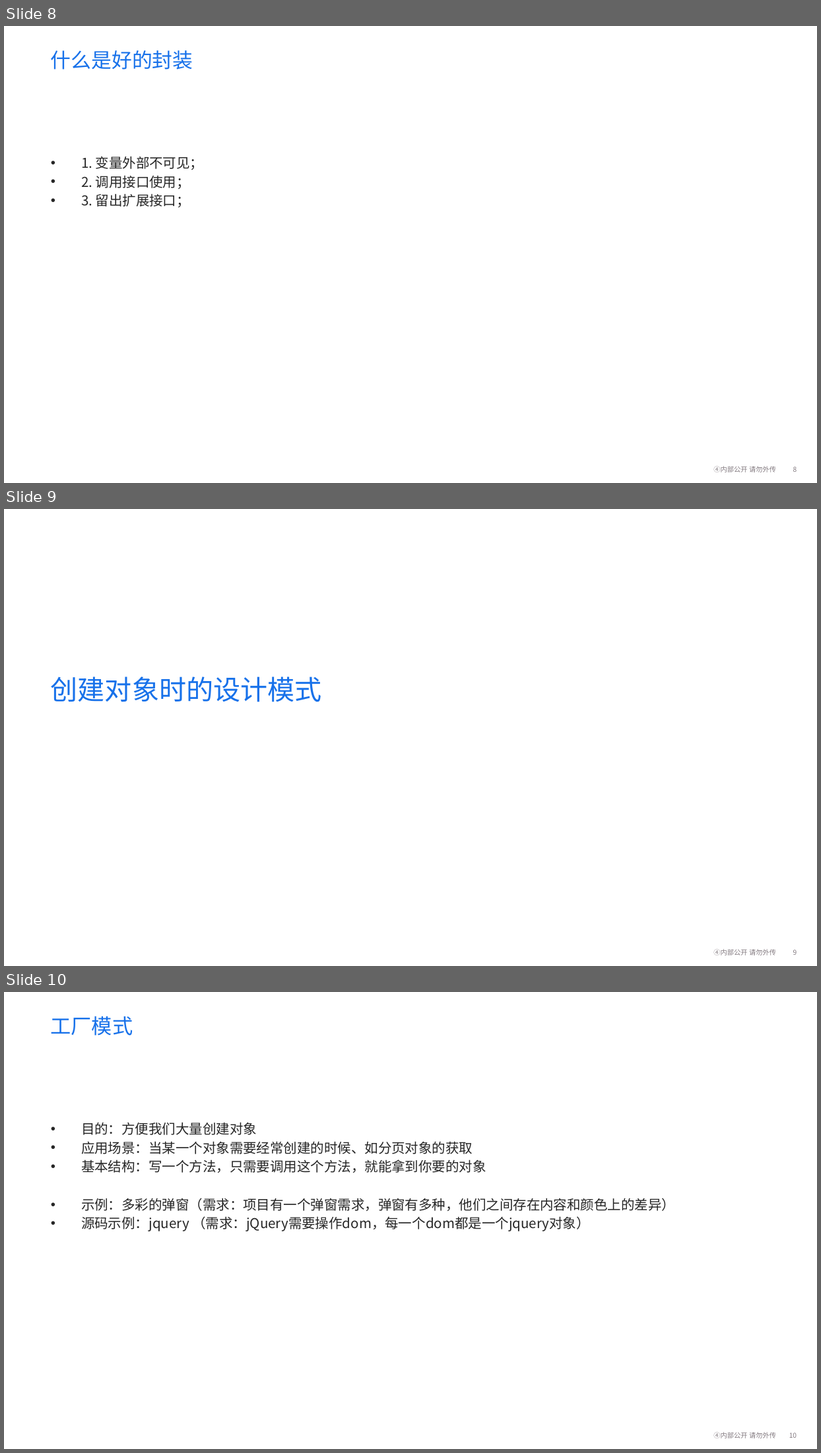
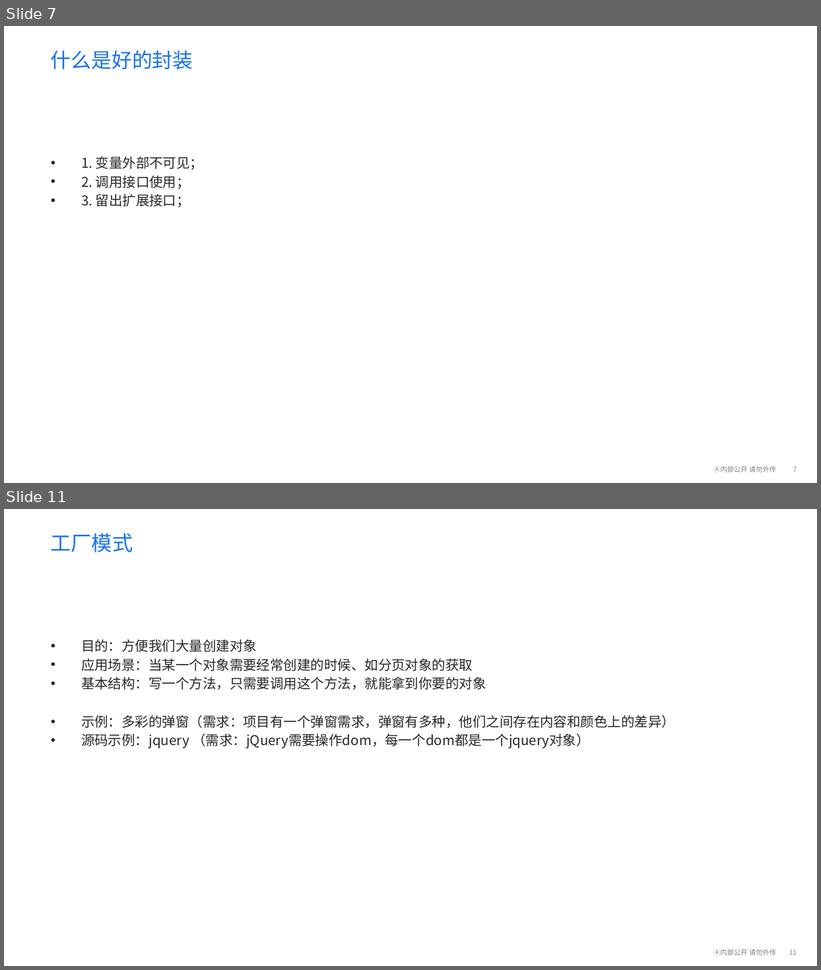
Before and after one commit to fionaVg1/wangyiyunketang, a slide deck: 分享/设计模式/前端之设计模式.pptx. Shown one above the other, each under a label of ours: slides 8, 9 and 10 before the commit, slides 7 and 11 after it; the slides between them are not shown. The pictures are 821x1453 and 821x970 pixels, drawn with LibreOffice and Linux fonts; fonts in the diff are those of the drawing; background and template pictures are left out. Boxes give left, top, right and bottom in pixels: in the first picture for what was removed or moved away, otherwise in the second. Text is boxed around its words. In the diff, an @@ line names an element or a change of style, - is before the commit and + after.

```diff
--- a/分享/设计模式/前端之设计模式.pptx
+++ b/分享/设计模式/前端之设计模式.pptx
@@ slide 9 removed at (4,509,817,966), background #FFFFFF; not listed: 2 template elements that a slide beside it also shows @@
@@ title removed at (51,677,322,702) @@
-创建对象时的设计模式
@@ what was slide 8 is now slide 7 @@
@@ page number at (793,467,797,472): text changed @@
-8
+7
@@ what was slide 10 is now slide 11 @@
@@ page number at (789,950,797,955): text changed @@
-10
+11
```
Also in this commit, not shown: 1 slide changed, 2 other slides removed, 17 other files.
